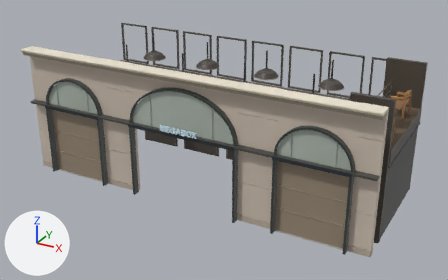
Renders of the glTF model assets/models/megabox-central/entrance.glb from each side of a commit.
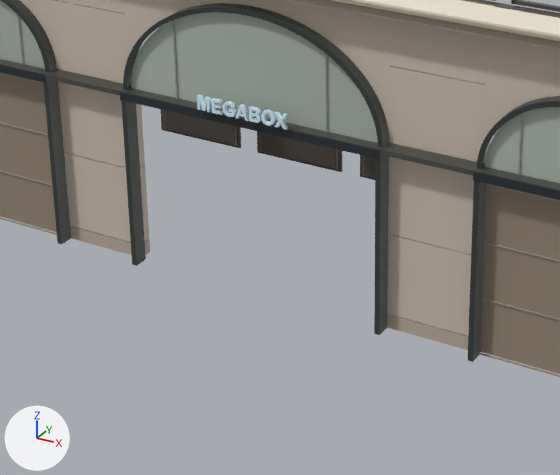
Each version is shown whole from a 50 mm camera at (9.48, -14.56, 9.9) aimed at (0.33, 2.08, 1.58), then close up on the part from 18% to 69% of the width and 31% to 100% of the height. Every picture has the same lights, and +X, +Y and +Z are marked at lower left. The first two pictures are the older version. Where no turn or scale is listed for an object, it has been applied to the vertices. Vertices at exactly the same position are counted once.

In view in the first close-up: 'Surface'.
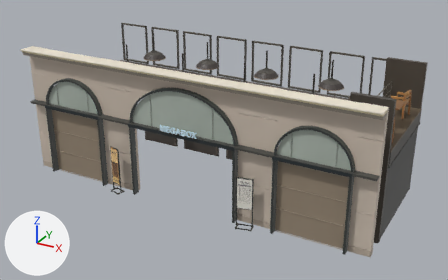
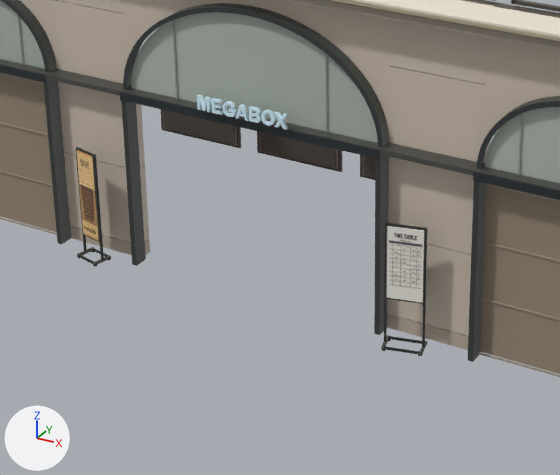
Where the newer file only moved an object's origin or applied its transform, the numbers keep the older frame.

Pixel boxes (x1, y1, x2, y2) of what changed, in the close-ups (560 x 475 px):
```json
{"part": 1, "of": "me_반원형_유리와_금속_문틀_0", "change": "added", "after": [384, 223, 387, 342]}
{"part": 2, "of": "me_반원형_유리와_금속_문틀_0", "change": "added", "after": [422, 229, 427, 348]}
{"part": 3, "of": "me_반원형_유리와_금속_문틀_0", "change": "added", "after": [386, 225, 387, 298]}
{"part": 4, "of": "me_반원형_유리와_금속_문틀_0", "change": "added", "after": [423, 230, 425, 303]}
{"part": 5, "of": "me_반원형_유리와_금속_문틀_0", "change": "added", "after": [76, 147, 111, 267], "on screen": "brown"}
{"part": 6, "of": "me_반원형_유리와_금속_문틀_0", "change": "added", "after": [381, 223, 427, 355]}
```

Scene script edits in JSON lines:
```json
{"block": "me_반원형_유리와_금속_문틀_0", "where": "# used by ob_surface; location = (0.02, 2.32, 2.22)"}
{"op": "remove", "block": "me_반원형_유리와_금속_문틀_0", "code": "me_반원형_유리와_금속_문틀_0.from_pydata(...)  # 12981 vertices, 19380 faces; spans x -6.07..6.07, y -2.59..2.59, z -2.22..2.22"}
{"op": "add", "block": "me_반원형_유리와_금속_문틀_0", "code": "me_반원형_유리와_금속_문틀_0.from_pydata(...)  # 14512 vertices, 20999 faces; spans x -6.07..6.07, y -2.76..2.59, z -2.22..2.22"}
{"block": "me_반원형_유리와_금속_문틀_0", "change": "me_반원형_유리와_금속_문틀_0 part 1: the loose piece of 8 vertices spanning x 3.14..5.3, y -2.25..-2.24, z -1.46..-1.44 is copied, and the copy is scaled about its middle by (0.0112, 2.08, 77.1), then moved by (-2.17, -0.38, 0.1); it spans x 2.03..2.06, y -2.64..-2.61, z -2.17..-0.54"}
{"block": "me_반원형_유리와_금속_문틀_0", "change": "me_반원형_유리와_금속_문틀_0 part 2: the loose piece of 8 vertices spanning x 1.87..3.08, y -2.23..-2.03, z -2.02..-0.91 is copied, and the copy is scaled about its middle by (0.0202, 0.146, 1.47), then moved by (0.04, -0.39, 0.11); it spans x 2.5..2.53, y -2.53..-2.5, z -2.17..-0.54"}
{"block": "me_반원형_유리와_금속_문틀_0", "change": "me_반원형_유리와_금속_문틀_0 part 3: the loose piece of 8 vertices spanning x 1.8..1.87, y -2.44..-2.23, z -2.22..0.19 is copied, and the copy is scaled about its middle by (0.137, 0.0414, 0.407), then moved by (0.23, -0.31, -0.03); it spans x 2.06..2.07, y -2.65..-2.64, z -1.54..-0.56"}
{"block": "me_반원형_유리와_금속_문틀_0", "change": "me_반원형_유리와_금속_문틀_0 part 4: the loose piece of 8 vertices spanning x 3.07..3.14, y -2.44..-2.23, z -2.22..0.19 is copied, and the copy is scaled about its middle by (0.138, 0.0419, 0.407), then moved by (-0.6, -0.2, -0.03); it spans x 2.5..2.52, y -2.54..-2.53, z -1.54..-0.56"}
{"block": "me_반원형_유리와_금속_문틀_0", "change": "me_반원형_유리와_금속_문틀_0 part 5: 812 vertices added at x -2.67..-2.23, y -2.75..-2.39, z -2.21..-0.61"}
{"block": "me_반원형_유리와_금속_문틀_0", "change": "me_반원형_유리와_금속_문틀_0 part 6: 479 vertices added at x 2.0..2.56, y -2.76..-2.38, z -2.19..-0.54"}
{"block": "me_반원형_유리와_금속_문틀_0", "change": "other edits to the shape of me_반원형_유리와_금속_문틀_0 do not show in these pictures"}
```
